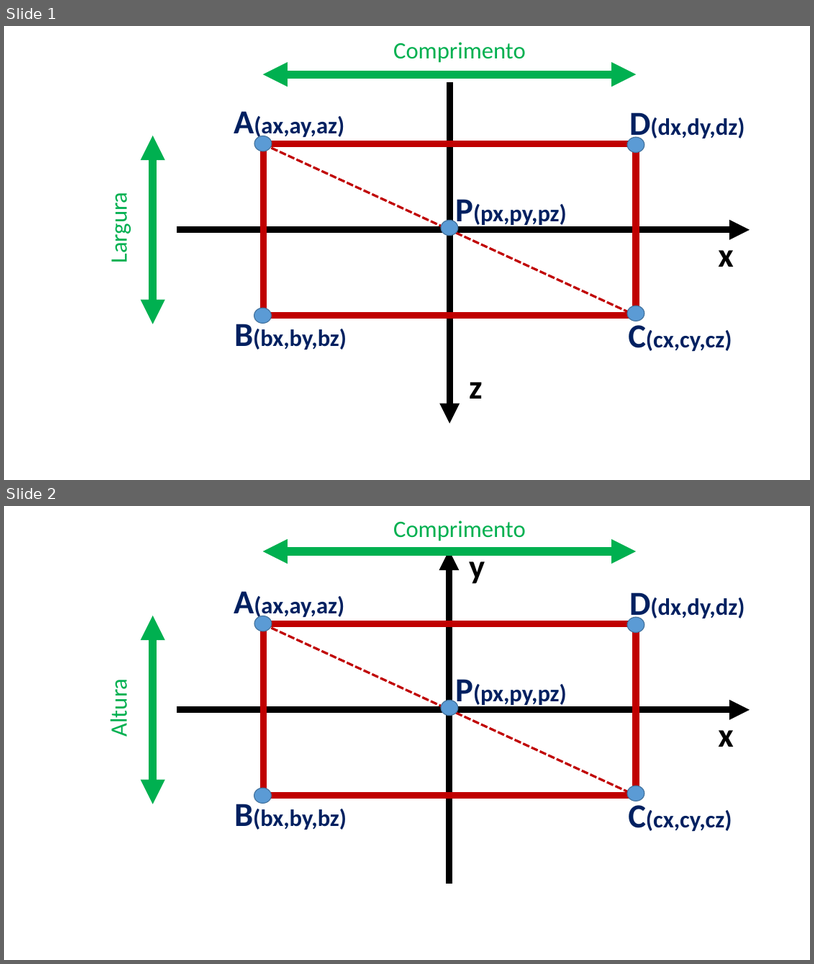
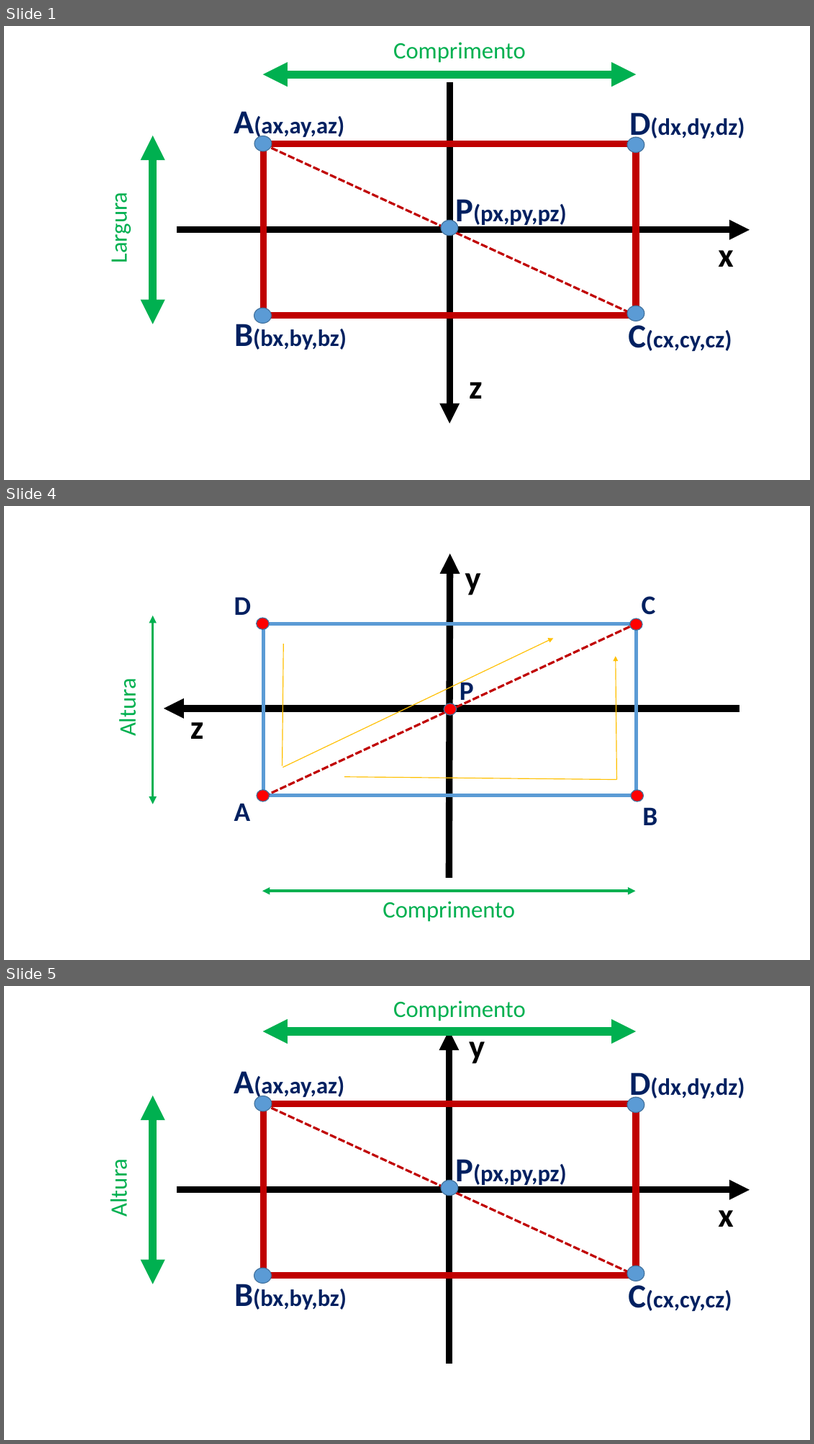
Before and after one commit to natawild/CG2017, a slide deck: TrabalhoPratico/Relatorio/imagens/Figuras_aux.pptx. Shown one above the other, each under a label of ours: slides 1 and 2 before the commit, slides 1, 4 and 5 after it; the slides between them are not shown. The pictures are 814x964 and 814x1444 pixels, drawn with LibreOffice and Linux fonts; fonts in the diff are those of the drawing. Boxes give left, top, right and bottom in pixels: in the first picture for what was removed or moved away, otherwise in the second. Text is boxed around its words. In the diff, an @@ line names an element or a change of style, - is before the commit and + after.

```diff
--- a/TrabalhoPratico/Relatorio/imagens/Figuras_aux.pptx
+++ b/TrabalhoPratico/Relatorio/imagens/Figuras_aux.pptx
@@ slide 4 added at (x1=4, y1=506, x2=810, y2=960), background #FFFFFF @@
@@ arrow added from (449, 878) to (450, 554), #000000 8 pt @@
@@ text added at (x1=466, y1=573, x2=481, y2=595), 40 pt, text #000000, bold @@
+y
@@ text added at (x1=234, y1=597, x2=252, y2=615), 32 pt, text #002060, bold @@
+D
@@ text added at (x1=642, y1=596, x2=656, y2=615), 32 pt, text #002060, bold @@
+C
@@ double arrow added from (153, 615) to (153, 803), #00B050 3 pt @@
@@ ellipse added at (x1=256, y1=618, x2=269, y2=629), fill #FF0000, outline #43739E 1 pt @@
@@ rectangle added at (x1=263, y1=624, x2=637, y2=795), outline #5B9BD5 4.5 pt @@
@@ line added from (263, 796) to (636, 624), #C00000 2.75 pt dashed @@
@@ ellipse added at (x1=630, y1=618, x2=643, y2=630), fill #FF0000, outline #43739E 1 pt @@
@@ line added from (283, 644) to (282, 765), #FFC000 1 pt @@
@@ arrow added from (283, 767) to (554, 638), #FFC000 1 pt @@
@@ arrow added from (617, 780) to (616, 656), #FFC000 1 pt @@
@@ text added at (x1=460, y1=677, x2=474, y2=707), 32 pt, text #002060, bold @@
+P
@@ text added at (x1=113, y1=684, x2=142, y2=735), 28 pt, text #00B050 @@
+Altura
@@ arrow added from (741, 708) to (164, 708), #000000 8 pt @@
@@ text added at (x1=190, y1=710, x2=204, y2=739), 40 pt, text #000000, bold @@
+z
@@ ellipse added at (x1=445, y1=703, x2=457, y2=715), fill #FF0000, outline #43739E 1 pt @@
@@ line added from (345, 777) to (617, 780), #FFC000 1 pt @@
@@ text added at (x1=234, y1=803, x2=251, y2=821), 32 pt, text #002060, bold @@
+A
@@ ellipse added at (x1=257, y1=790, x2=270, y2=801), fill #FF0000, outline #43739E 1 pt @@
@@ ellipse added at (x1=631, y1=790, x2=644, y2=801), fill #FF0000, outline #43739E 1 pt @@
@@ text added at (x1=643, y1=807, x2=658, y2=825), 32 pt, text #002060, bold @@
+B
@@ double arrow added from (262, 890) to (636, 890), #00B050 3 pt @@
@@ text added at (x1=383, y1=901, x2=515, y2=921), 28 pt, text #00B050 @@
+Comprimento
@@ what was slide 2 is now slide 5 @@
```
Also in this commit, not shown: 2 slides changed, 3 other slides added, 1 slide removed.
